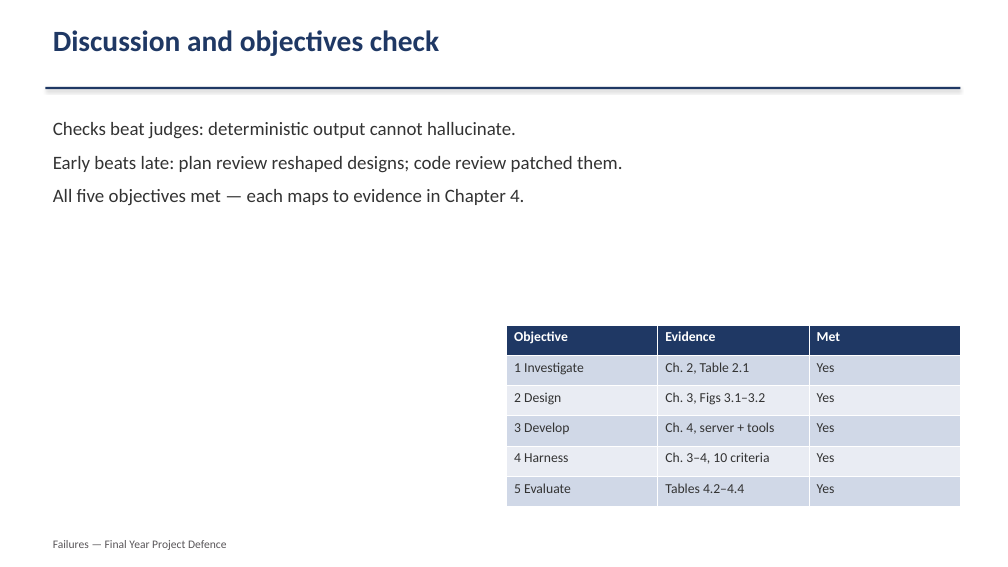
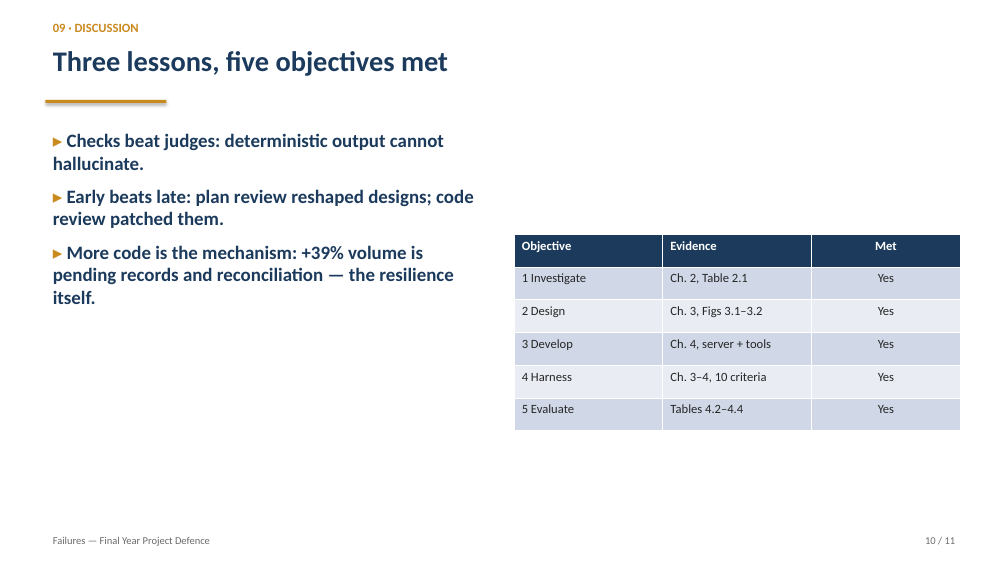
Before and after one commit to mayowa-kalejaiye/Failures, a slide deck: slide 10 of docs/school-project/FAILURES_Defence_Slides.pptx. Drawn at 1008x567 pixels with LibreOffice and Linux fonts; fonts in the diff are those of the drawing. Boxes give left, top, right and bottom in pixels: in the first picture for what was removed or moved away, otherwise in the second. Text is boxed around its words. In the diff, an @@ line names an element or a change of style, - is before the commit and + after.

Commit message:
School project: redesigned defence deck (navy/gold system, stat cards, takeaway strips)

```diff
--- a/docs/school-project/FAILURES_Defence_Slides.pptx
+++ b/docs/school-project/FAILURES_Defence_Slides.pptx
@@ text at box(53, 23, 139, 32): text changed; size 28 to 12 pt; text colour #1F3864 to #C98A1F @@
-Discussion and objectives check
+09 · DISCUSSION
@@ text "Three lessons, five objectives met": place and size @@
-text "Three lessons, five objectives met" at box(45, 87, 960, 89)
+text "Three lessons, five objectives met" at box(53, 51, 448, 76)
@@ text "Three lessons, five objectives met" at box(53, 51, 448, 76): fill #1F3864 to none; shadow off @@
@@ text at box(53, 51, 448, 76): text added @@
+Three lessons, five objectives met
@@ rectangle added at box(45, 100, 166, 103), fill #C98A1F @@
@@ text at box(53, 133, 474, 304): text changed; text colour #333333 to #1B3A5C; bold on @@
-Checks beat judges: deterministic output cannot hallucinate.
-Early beats late: plan review reshaped designs; code review patched them.
-All five objectives met — each maps to evidence in Chapter 4.
+▸ Checks beat judges: deterministic output cannot hallucinate.
+▸ Early beats late: plan review reshaped designs; code review patched them.
+▸ More code is the mechanism: +39% volume is pending records and reconciliation — the resilience itself.
@@ table at box(514, 234, 961, 431) @@
@@ fill #1F3864 to #1B3A5C in row 1 @@
@@ size 13 to 12 pt @@
@@ text colour #333333 to #262626 in "1 Investigate", "Ch. 2, Table 2.1", "Yes", "2 Design" and 11 more places @@
@@ alignment left to centre @@
@@ table: place and size @@
-table at box(507, 325, 960, 507)
+table at box(514, 234, 961, 431)
@@ text "Failures — Final Year Project ..." at box(53, 537, 210, 546): size 11 to 10 pt, text colour #595659 to #6B6B6B @@
@@ text added at box(925, 537, 956, 544), 10 pt, text #6B6B6B @@
+10 / 11
```
Also in this commit, not shown: 10 other slides changed, 1 other file.
